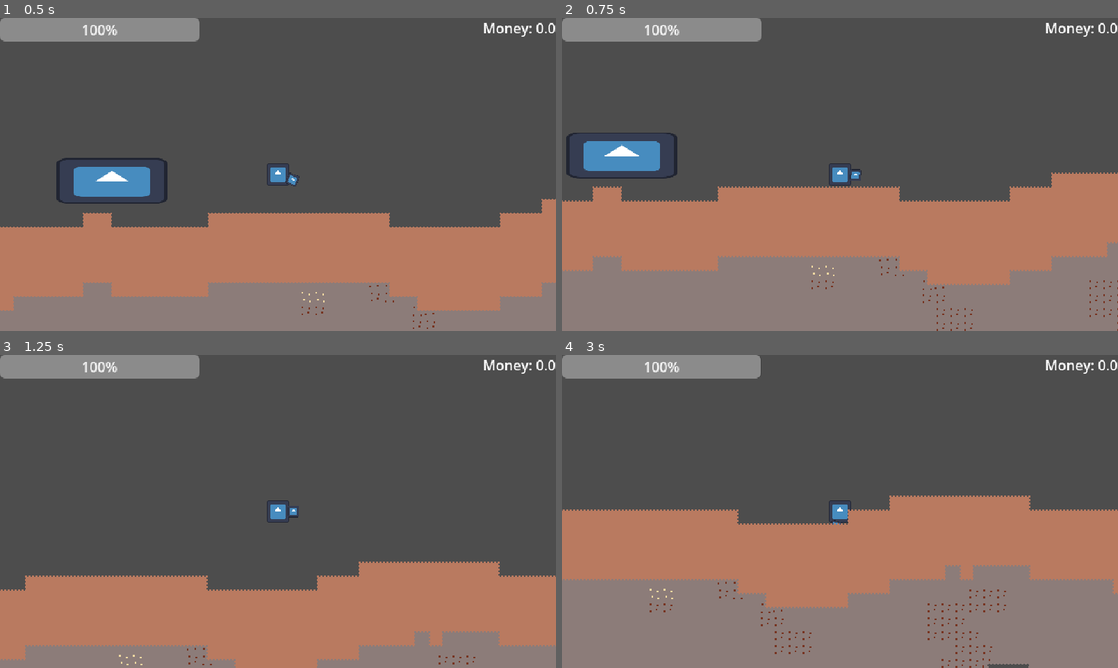
Above: before the commit, frames 1-4 (two rows, left to right).
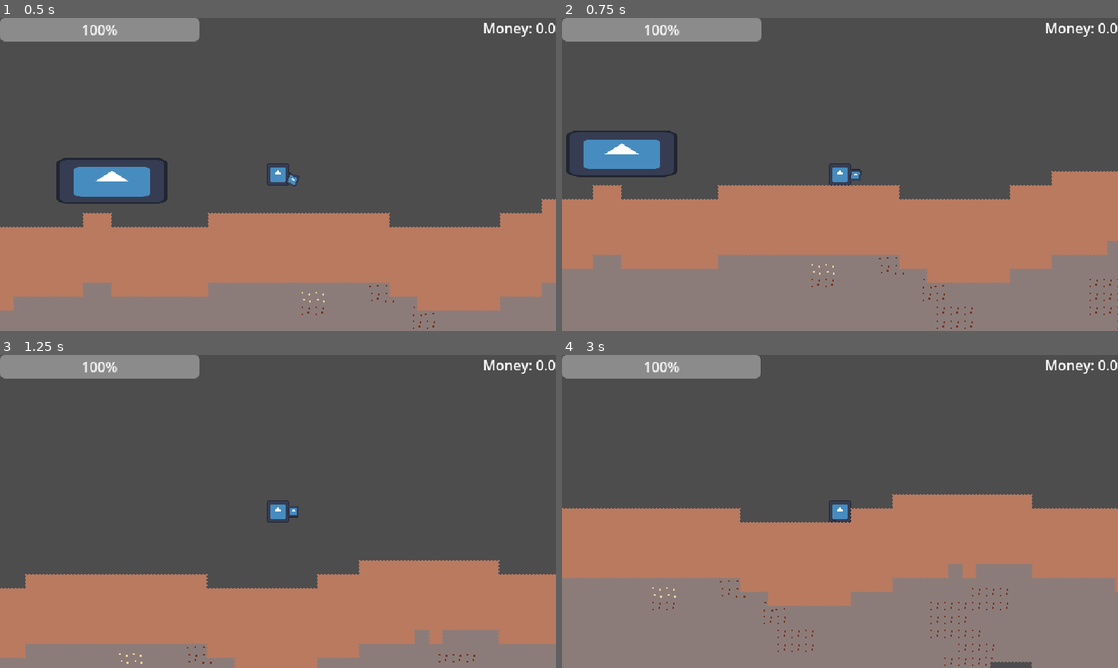
Above: after the commit, the same moments.

Repository: ahcinNejc/gwj-99
Game: Godot game, scene res://Testing/TestLevelWithBlock.tscn
Two runs of this game, one before a commit and one after it. Both use one fixed random seed, a clock stepped at 60 frames per second and the inputs below. The engine's default icon, where the game draws it, is replaced by a stand-in: a white triangle on a blue panel in a dark square.
Inputs (mouse positions are in pixels of both pictures, inside the frame that each line leads up to):
- Up to frame 1 (0.5 s): no input
- Up to frame 2 (0.75 s): move the mouse to (962, 158) at 0.52 s; hold D (move_right) from 0.53 s (still down); right-click (962, 158) at 0.6 s
- Up to frame 3 (1.25 s): keep holding D (move_right); tap Space (jump) at 0.77 s
- Up to frame 4 (3 s): move the mouse to (728, 527) at 1.27 s; click (728, 527) at 1.35 s; tap Space (jump) at 1.52 s; move the mouse to (895, 442) at 2.02 s; release D (move_right) at 2.03 s; hold A (move_left) 2.03-2.78 s; tap E (interact) at 2.1 s; move the mouse to (812, 574) at 2.77 s; hold D (move_right) from 2.78 s (still down); right-click (812, 574) at 2.85 s

Frame 1 is identical in both runs. In frame 2, 2.1% of the frame differs, in the area x 0-100%, y 36-100%; in frame 3, 1.2%; in frame 4, 1.8%.

Commit message:
Drilling works

Diff:
--- a/diging-game/Scenes/player.tscn
+++ b/diging-game/Scenes/player.tscn
@@ -5,6 +5,8 @@
 [ext_resource type="Script" uid="uid://c38dcru4f0dnp" path="res://scripts/drill.gd" id="3_6t5aa"]
 
 [sub_resource type="CapsuleShape2D" id="CapsuleShape2D_ndpnn"]
+radius = 13.0
+height = 26.0
 
 [sub_resource type="CapsuleShape2D" id="CapsuleShape2D_5r1x3"]
 radius = 6.0
@@ -16,17 +18,18 @@
 drill = NodePath("Drill")
 drill_timer = NodePath("DrillTimer")
 
-[node name="CollisionShape2D" type="CollisionShape2D" parent="." unique_id=1992314107]
-shape = SubResource("CapsuleShape2D_ndpnn")
-
 [node name="Sprite2D" type="Sprite2D" parent="." unique_id=1889859225]
 position = Vector2(-3.8146973e-06, 3.8146973e-06)
 scale = Vector2(0.203125, 0.203125)
 texture = ExtResource("1_v0iea")
 
-[node name="Drill" type="Node2D" parent="." unique_id=972122787 node_paths=PackedStringArray("hitbox")]
+[node name="CollisionShape2D" type="CollisionShape2D" parent="." unique_id=1992314107]
+shape = SubResource("CapsuleShape2D_ndpnn")
+
+[node name="Drill" type="Node2D" parent="." unique_id=972122787 node_paths=PackedStringArray("hitbox", "drill_locator")]
 script = ExtResource("3_6t5aa")
 hitbox = NodePath("Area2D")
+drill_locator = NodePath("DrillLocator")
 
 [node name="Sprite2D" type="Sprite2D" parent="Drill" unique_id=1483497278]
 position = Vector2(18, 3.8146973e-06)
@@ -41,6 +44,9 @@
 shape = SubResource("CapsuleShape2D_5r1x3")
 debug_color = Color(0.826516, 0.2656865, 0.74047416, 0.41960785)
 
+[node name="DrillLocator" type="Marker2D" parent="Drill" unique_id=253242801]
+position = Vector2(25, 0)
+
 [node name="DrillTimer" type="Timer" parent="." unique_id=1789266069]
 wait_time = 0.1
 one_shot = true
--- a/diging-game/Scripts/drill.gd
+++ b/diging-game/Scripts/drill.gd
@@ -2,24 +2,23 @@
 class_name Drill
 
 @export var hitbox: Area2D
+@export var drill_locator: Marker2D
 
 
 func _process(delta: float) -> void:
 	var direction = (get_global_mouse_position() - global_position).normalized()
 	if direction.y < -0.75:
 		rotation = lerp_angle(rotation, deg_to_rad(-90), 10 * delta)
-		#rotation_degrees = -90
 	elif direction.y > 0.75:
 		rotation = lerp_angle(rotation, deg_to_rad(90), 10 * delta)
-		#rotation_degrees = 90
 	elif direction.x < -0.75:
 		rotation = lerp_angle(rotation, deg_to_rad(180), 10 * delta)
-		#rotation_degrees = 180
 	else:
 		rotation = lerp_angle(rotation, deg_to_rad(0), 10 * delta)
-		#rotation_degrees = 0
+
 
 
 func deal_damage(amount: float) -> void:
-	if hitbox.get_overlapping_bodies().size() > 0:
-		print("Deal damage")
+	var world_grid: WorldGrid = get_tree().get_first_node_in_group("Blocks")
+	var location: Vector2i = world_grid.data_layer.local_to_map(drill_locator.global_position)
+	world_grid.clear_cell(location)
--- a/diging-game/Testing/TestLevelWithBlock.tscn
+++ b/diging-game/Testing/TestLevelWithBlock.tscn
@@ -1,7 +1,7 @@
 [gd_scene format=3 uid="uid://c8ds0a2lrht57"]
 
 [ext_resource type="PackedScene" uid="uid://d0pq1hswftwuv" path="res://scenes/shop.tscn" id="1_j0r27"]
-[ext_resource type="PackedScene" uid="uid://cb3oadbagsbvh" path="res://Scenes/player.tscn" id="2_txhx8"]
+[ext_resource type="PackedScene" uid="uid://cb3oadbagsbvh" path="res://scenes/player.tscn" id="2_txhx8"]
 [ext_resource type="Script" uid="uid://tvhquhkwjrsp" path="res://scripts/UI/energy_bar.gd" id="3_u0rmp"]
 [ext_resource type="Script" uid="uid://dy13pe5ursemt" path="res://scripts/UI/ores_container.gd" id="4_efxom"]
 [ext_resource type="PackedScene" uid="uid://bip5srg2q6vbp" path="res://scenes/UI/OreInventoryIcon.tscn" id="5_3cjsn"]
@@ -54,4 +54,4 @@
 text = "Money: 0"
 script = ExtResource("6_s7kyf")
 
-[node name="WorldGrid" parent="." unique_id=1165291489 instance=ExtResource("7_txhx8")]
+[node name="WorldGrid" parent="." unique_id=1165291489 groups=["Blocks"] instance=ExtResource("7_txhx8")]
--- a/diging-game/project.godot
+++ b/diging-game/project.godot
@@ -40,6 +40,10 @@
 "res://scripts/": "green",
 "res://testing/": "red"
 }
+
+[global_group]
+
+Blocks=""
 
 [input]
 
--- a/diging-game/scenes/world_grid/world_grid.gd
+++ b/diging-game/scenes/world_grid/world_grid.gd
@@ -1,4 +1,5 @@
 extends Node2D
+class_name WorldGrid
 
 @onready var data_layer: TileMapLayer = $DataLayer
 
--- a/diging-game/scripts/UI/shop_ui.gd
+++ b/diging-game/scripts/UI/shop_ui.gd
@@ -14,7 +14,7 @@
 
 func _on_inventory_changed(current_inventory) -> void:
 	if sell_all_button:
-		if GameState.ore_inventory.size() <= 0:
+		if current_inventory.size() <= 0:
 			sell_all_button.disabled = true
 		else:
 			sell_all_button.disabled = false
